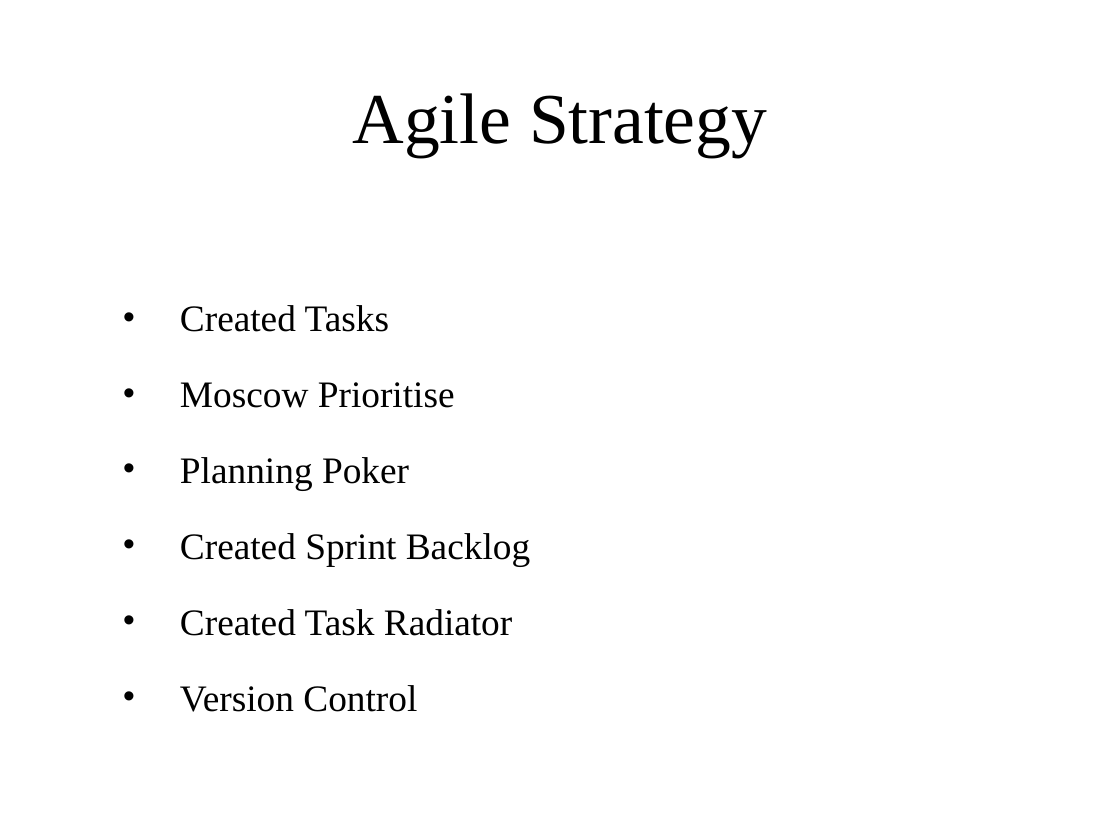
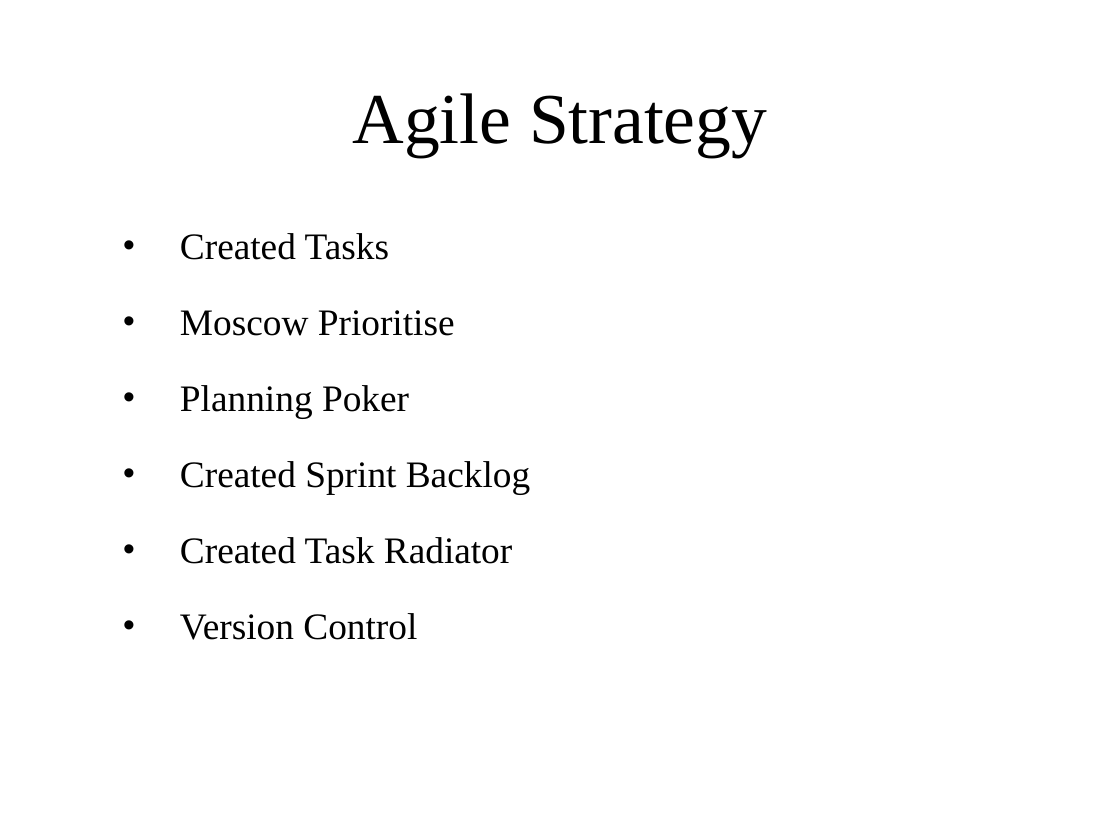
Before and after one commit to trahim/DevOpsWorkshop, a slide deck: slide 2 of Day 2 Presentation.pptx. Drawn at 1120x840 pixels with LibreOffice and Linux fonts; fonts in the diff are those of the drawing; background and template pictures are left out. Boxes give left, top, right and bottom in pixels: in the first picture for what was removed or moved away, otherwise in the second. Text is boxed around its words. In the diff, an @@ line names an element or a change of style, - is before the commit and + after.

```diff
--- a/Day 2 Presentation.pptx
+++ b/Day 2 Presentation.pptx
@@ text "Created Tasks": place and size @@
-text "Created Tasks" at [180, 305, 530, 712]
+text "Created Tasks" at [180, 233, 530, 640]
```
Also in this commit, not shown: 2 other slides changed.
